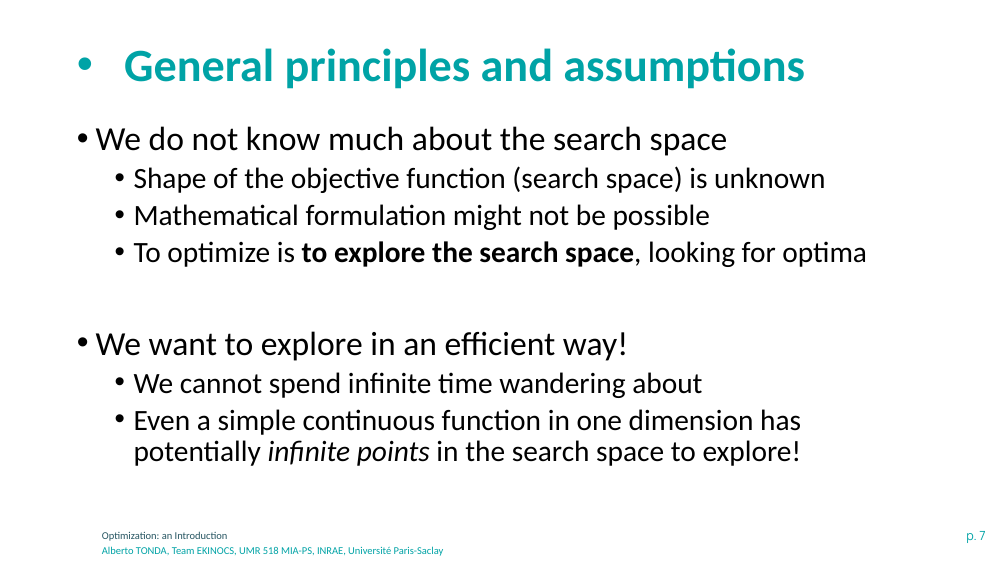
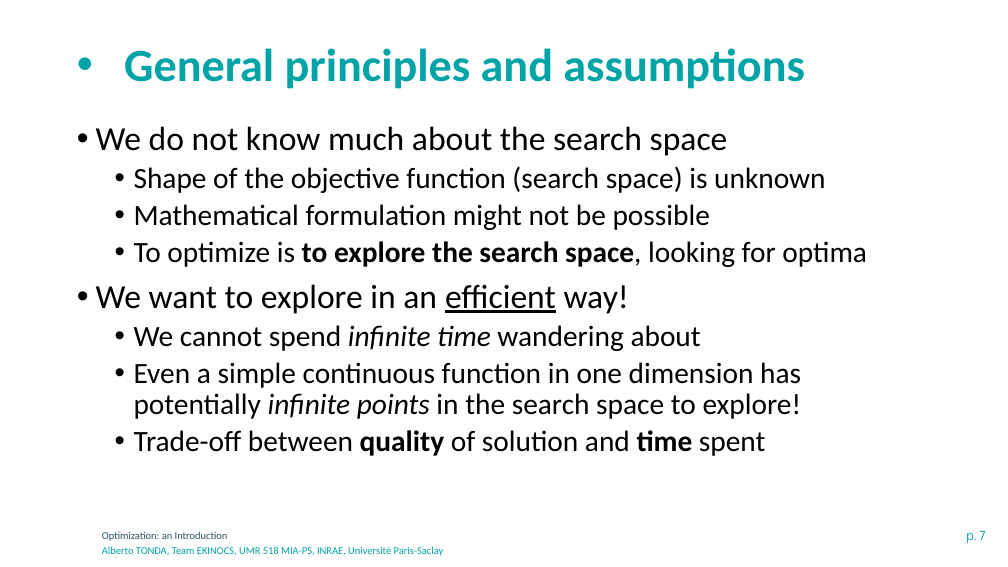
Before and after one commit to albertotonda/teaching, a slide deck: slide 7 of optimization-methods-for-artificial-intelligence/optimization-introduction.pptx. Drawn at 1008x567 pixels with LibreOffice and Linux fonts; fonts in the diff are those of the drawing; background and template pictures are left out. Boxes give left, top, right and bottom in pixels: in the first picture for what was removed or moved away, otherwise in the second. Text is boxed around its words. In the diff, an @@ line names an element or a change of style, - is before the commit and + after.

```diff
--- a/optimization-methods-for-artificial-intelligence/optimization-introduction.pptx
+++ b/optimization-methods-for-artificial-intelligence/optimization-introduction.pptx
@@ text at (96, 284, 701, 351): underline on in "efficient"; italic on in "infinite time" @@
@@ text at (134, 430, 765, 456): paragraph added @@
+  • Trade-off between quality of solution and time spent
```
Also in this commit, not shown: 6 other slides changed, 1 slide added, 4 other files.
